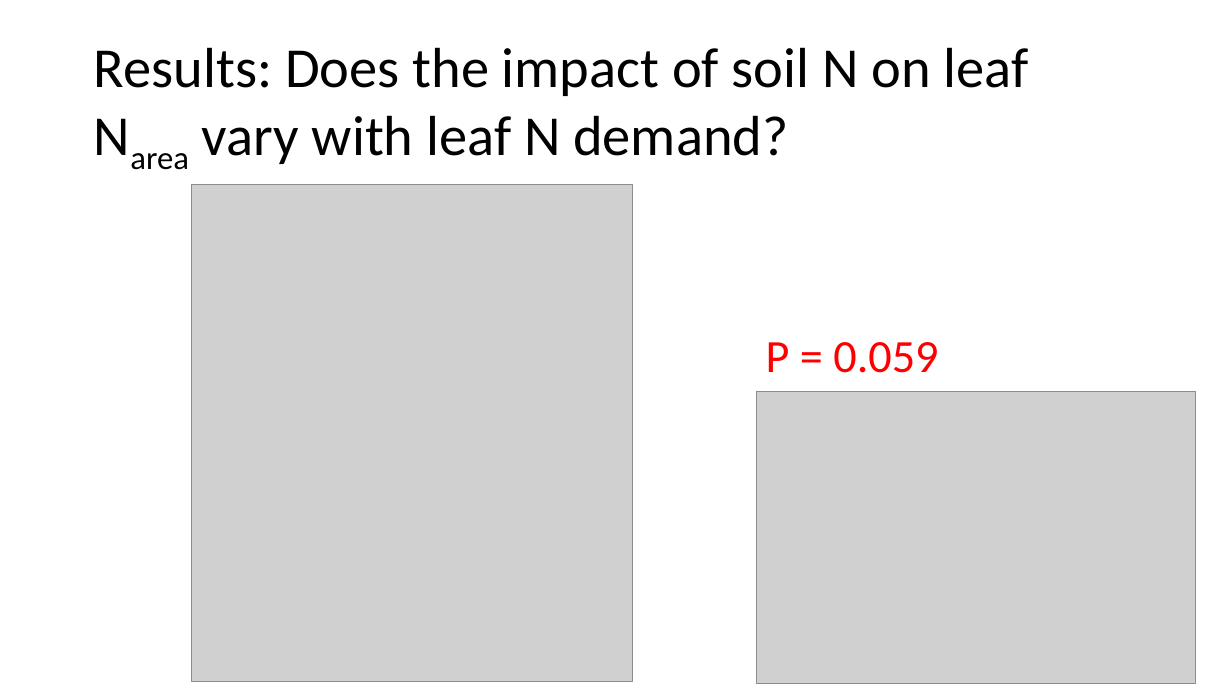
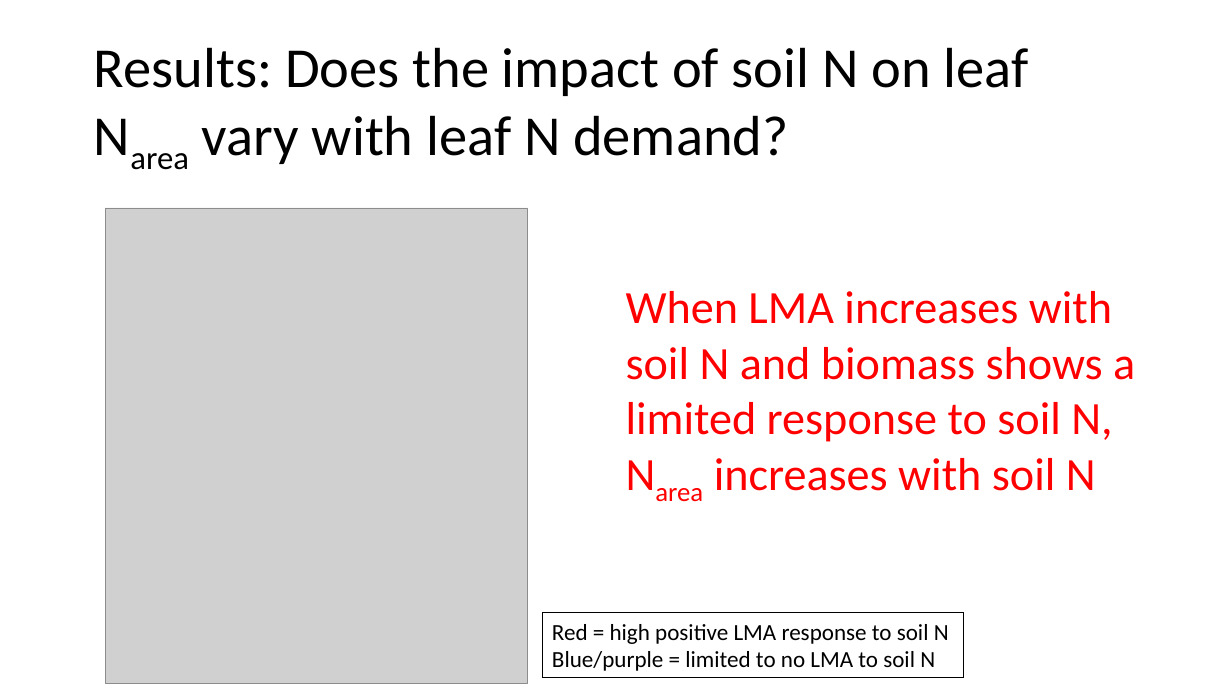
Before and after one commit to efwaring/NutNetPhys, a slide deck: slide 22 of presentations/nutnet_narea.pptx. Drawn at 1232x693 pixels with LibreOffice and Linux fonts; fonts in the diff are those of the drawing; grey boxes stand for pictures. Boxes give left, top, right and bottom in pixels: in the first picture for what was removed or moved away, otherwise in the second. Text is boxed around its words. In the diff, an @@ line names an element or a change of style, - is before the commit and + after.

Commit message:
revised presentation with new fig

```diff
--- a/presentations/nutnet_narea.pptx
+++ b/presentations/nutnet_narea.pptx
@@ picture resized from (x1=191, y1=185, x2=633, y2=681) to (x1=105, y1=208, x2=528, y2=684) @@
@@ text added at (x1=626, y1=291, x2=1135, y2=491), 36 pt, text #FF0000 @@
+When LMA increases with soil N and biomass shows a limited response to soil N, Narea increases with soil N
@@ text removed at (x1=766, y1=342, x2=938, y2=373) @@
-P = 0.059
@@ picture removed at (x1=757, y1=391, x2=1196, y2=683) @@
@@ rectangle added at (x1=543, y1=613, x2=964, y2=678), outline #000000 0.75 pt, 18 pt, text #000000 @@
+Red = high positive LMA response to soil N
+Blue/purple = limited to no LMA to soil N
```
